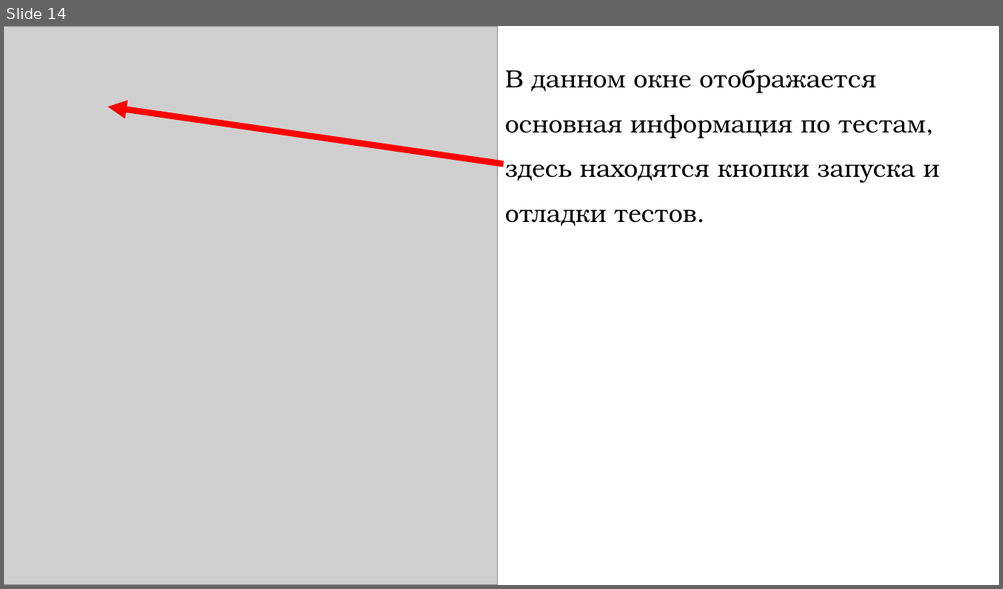
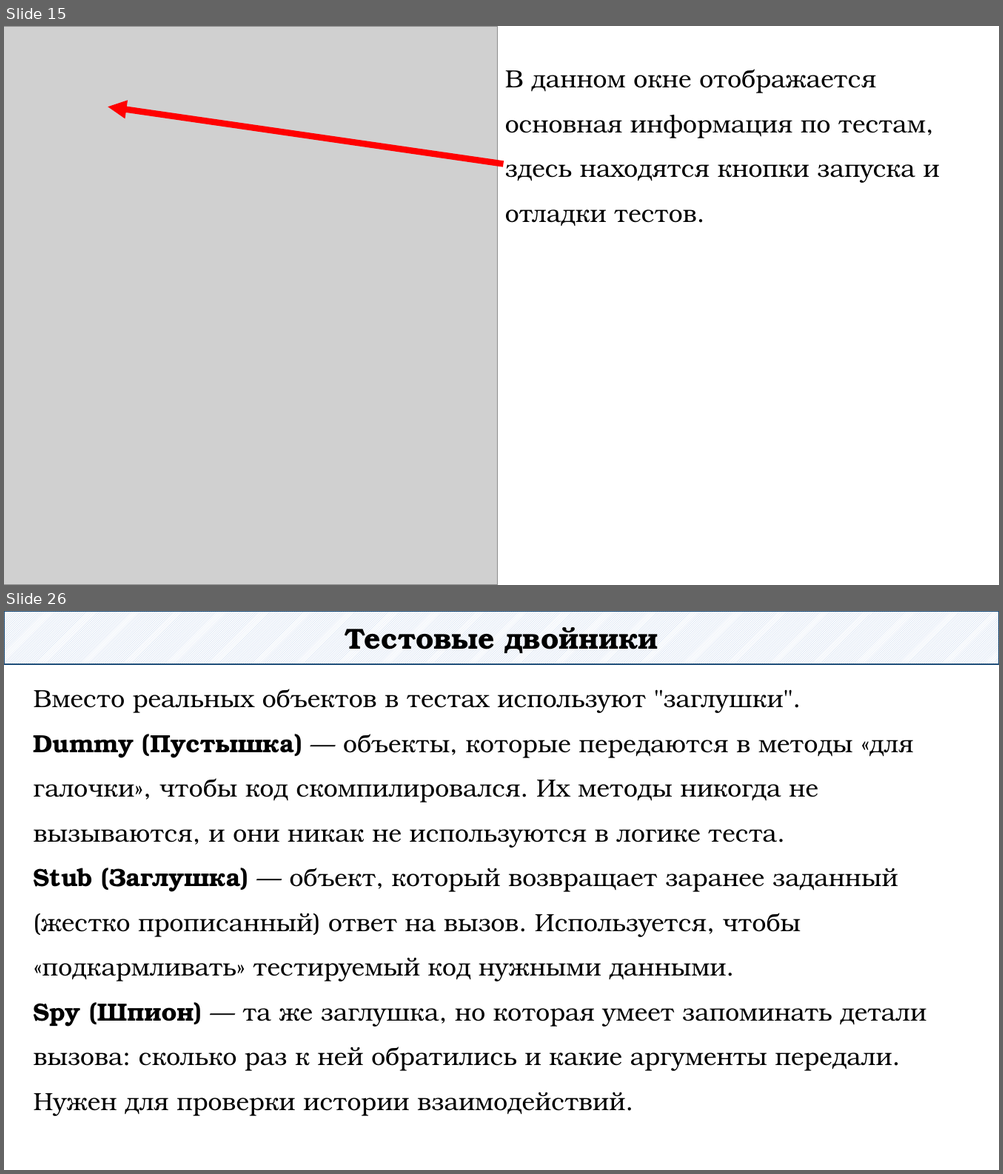
Before and after one commit to DaniilKlyukin/OOP-4, a slide deck: Лекции/ООП 1 лек 3.pptx. Shown one above the other, each under a label of ours: slide 14 before the commit, slides 15 and 26 after it; the slides between them are not shown. The pictures are 1003x589 and 1003x1174 pixels, drawn with LibreOffice and Linux fonts; fonts in the diff are those of the drawing; grey boxes stand for pictures. Boxes give left, top, right and bottom in pixels: in the first picture for what was removed or moved away, otherwise in the second. Text is boxed around its words. In the diff, an @@ line names an element or a change of style, - is before the commit and + after.

```diff
--- a/Лекции/ООП 1 лек 3.pptx
+++ b/Лекции/ООП 1 лек 3.pptx
@@ slide 26 added at [4,611,999,1170], background #FFFFFF @@
@@ rectangle added at [4,611,999,665], fill pattern #B4C7E7 on #FFFFFF, outline #1F4E79 1.25 pt, 28 pt, text #000000, bold @@
+Тестовые двойники
@@ text added at [34,689,926,1116], 24 pt, text #000000 @@
+Вместо реальных объектов в тестах используют "заглушки".
+Dummy (Пустышка) — объекты, которые передаются в методы «для галочки», чтобы код скомпилировался. Их методы никогда не вызываются, и они никак не используются в логике теста.
+Stub (Заглушка) — объект, который возвращает заранее заданный (жестко прописанный) ответ на вызов. Используется, чтобы «подкармливать» тестируемый код нужными данными.
+Spy (Шпион) — та же заглушка, но которая умеет запоминать детали вызова: сколько раз к ней обратились и какие аргументы передали. Нужен для проверки истории взаимодействий.
@@ what was slide 14 is now slide 15 @@
```
Also in this commit, not shown: 6 slides changed, 29 other slides added, 15 slides removed.
